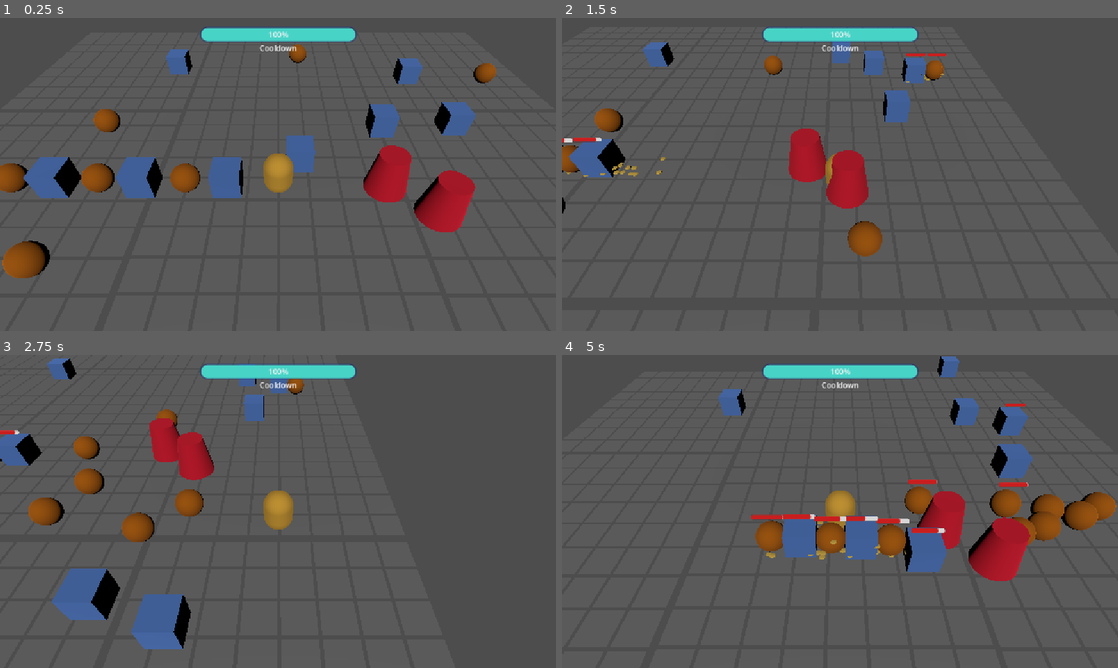
Above: before the commit, frames 1-4 (two rows, left to right).
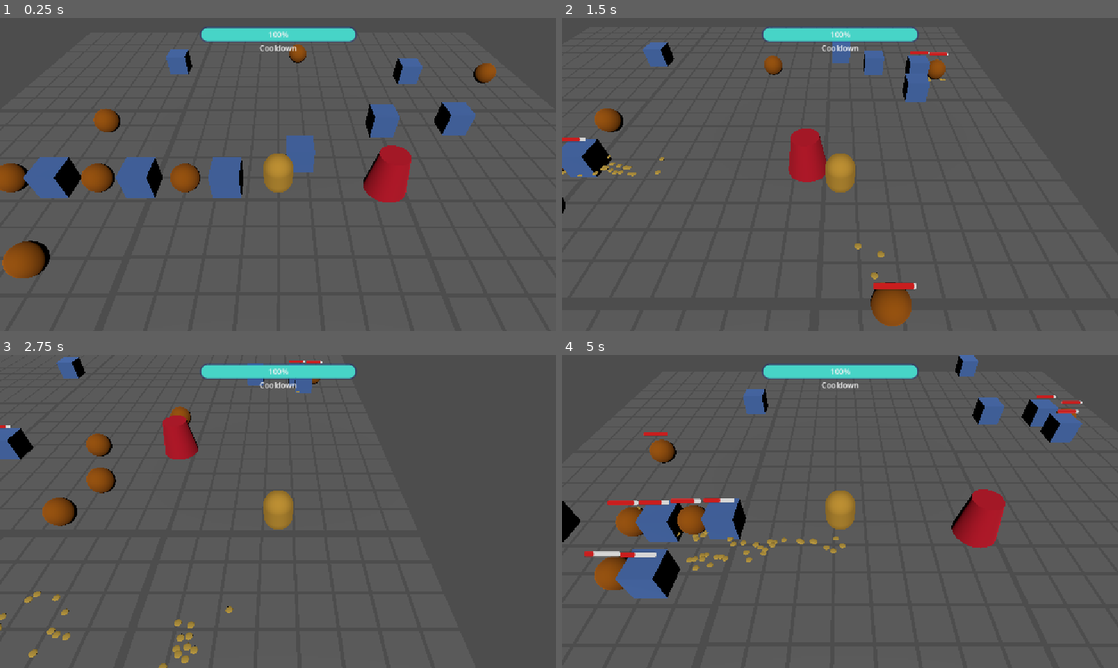
Above: after the commit, the same moments.

Repository: alexcavadora/LAGS-heartbeat
Game: Godot game, scene res://Levels/3d_test.tscn
Same seed, same stepped clock (60 frames per second), same inputs: the game is played once before the commit and once after it. The project has no main scene, so this scene is started directly.
Inputs (mouse positions are in pixels of both pictures, inside the frame that each line leads up to):
- Up to frame 1 (0.25 s): no input
- Up to frame 2 (1.5 s): move the mouse to (962, 158) at 0.52 s; hold Right (ui_right) 0.53-1.28 s; tap Q (repel) at 0.6, 1.35 s; tap Space (pull_spring) at 0.77 s; move the mouse to (728, 190) at 1.27 s; hold Down (ui_down) from 1.28 s (still down)
- Up to frame 3 (2.75 s): tap Space (pull_spring) at 1.52 s; move the mouse to (333, 442) at 2.02 s; release Down (ui_down) at 2.03 s; hold Right (ui_right) from 2.03 s (still down); tap Q (repel) at 2.1 s
- Up to frame 4 (5 s): move the mouse to (812, 574) at 2.77 s; release Right (ui_right) at 2.78 s; hold Up (ui_up) 2.78-3.53 s; tap Q (repel) at 2.85, 3.6, 4.35 s; tap Space (pull_spring) at 3.02, 3.77, 4.52 s; move the mouse to (1006, 558) at 3.52 s; hold Left (ui_left) from 3.53 s (still down); move the mouse to (673, 464) at 4.27 s

The runs differ from the first frame. In frame 1, 1.5% of the frame differs, in the area x 74-86%, y 48-69%; in frame 2, 4.5%; in frame 3, 8.7%; in frame 4, 20%, in the area x 0-100%, y 0-78%.

Commit message:
physics final (creo)

Diff:
--- a/Components/movement.gd
+++ b/Components/movement.gd
@@ -32,4 +32,5 @@
 
 
 func _on_dead() -> void:
-	enemy.set_collision_layer_value(1,false)
+	enemy.set_collision_mask_value(1, false)
+	enemy.set_collision_mask_value(2, false)
--- a/Components/pusher.gd
+++ b/Components/pusher.gd
@@ -2,6 +2,8 @@
 #attack variable
 @export var a_magnitude = 20.0
 @onready var cooldown: Timer = $Timer
+
+var attack_ready = true
 
 func _on_body_entered(body: Enemy) -> void:
 	var force = (body.global_position - global_position).normalized() *a_magnitude* body.mass
@@ -10,9 +12,13 @@
 	body.hitbox.hurt_timer(1)
 
 func _on_player_attack() -> void:
-	if cooldown.time_left == 0:
+	if attack_ready:
+		attack_ready = false
 		cooldown.start()
 		print(monitoring)
 		monitoring = true
 		await get_tree().create_timer(0.1).timeout
 		monitoring = false
+
+func _on_timer_timeout() -> void:
+	attack_ready = true
--- a/Enemies/box.tscn
+++ b/Enemies/box.tscn
@@ -63,7 +63,6 @@
 axis_lock_angular_x = true
 axis_lock_angular_y = true
 axis_lock_angular_z = true
-mass = 0.2
 gravity_scale = 0.245
 script = ExtResource("1_xbarb")
 
--- a/Levels/3d_test.tscn
+++ b/Levels/3d_test.tscn
@@ -1,6 +1,6 @@
 [gd_scene load_steps=12 format=3 uid="uid://bbls7m2phko18"]
 
-[ext_resource type="PackedScene" uid="uid://bx0msm0hagnj0" path="res://Player/players.tscn" id="1_6q36a"]
+[ext_resource type="PackedScene" uid="uid://bx0msm0hagnj0" path="res://Player/player.tscn" id="1_6q36a"]
 [ext_resource type="Script" uid="uid://bydtmfnv5gj6u" path="res://Levels/level.gd" id="1_c2igh"]
 [ext_resource type="Script" uid="uid://bdd3erwlvffxt" path="res://UI/ui.gd" id="2_c2igh"]
 [ext_resource type="PackedScene" uid="uid://3qevbhnxt5xg" path="res://Enemies/box.tscn" id="4_kgbxp"]
@@ -39,6 +39,7 @@
 unique_name_in_owner = true
 axis_lock_linear_y = true
 corazon = NodePath("Heart")
+s_max_distance = 7.0
 c_regen_speed = 0.1
 
 [node name="Camera3D" type="Camera3D" parent="Player"]
@@ -92,17 +93,8 @@
 transform = Transform3D(1, 0, 0, 0, 1, 0, 0, 0, 1, 3.807, 0.75, -0.0687333)
 mass = 10.0
 follow = NodePath("..")
-string_max_distance = 9.0
 s_force = 1000.0
-p_deceleration = 20.0
-
-[node name="Heart2" parent="Player" node_paths=PackedStringArray("follow") instance=ExtResource("4_usu0y")]
-transform = Transform3D(1, 0, 0, 0, 1, 0, 0, 0, 1, 5.27648, 0.75, 1.14792)
-mass = 10.0
-follow = NodePath("../Heart")
-string_max_distance = 3.0
-s_force = 500.0
-p_deceleration = 65.0
+p_deceleration = 45.0
 
 [node name="tilesito" type="StaticBody3D" parent="."]
 transform = Transform3D(1, 0, 0, 0, 1, 0, 0, 0, 1, 0.560677, 0, 0)
@@ -2710,6 +2702,7 @@
 
 [node name="Box" parent="." instance=ExtResource("4_kgbxp")]
 transform = Transform3D(1, 0, 0, 0, 1, 0, 0, 0, 1, 4.41, 0.5, -3.453)
+gravity_scale = 1.0
 
 [node name="Box2" parent="." instance=ExtResource("4_kgbxp")]
 transform = Transform3D(1, 0, 0, 0, 1, 0, 0, 0, 1, -1.78051, 0.5, -0.0389771)
@@ -2746,6 +2739,7 @@
 
 [node name="Wall" type="StaticBody3D" parent="."]
 transform = Transform3D(1, 0, 0, 0, 1, 0, 0, 0, 1, -0.902096, -0.0341563, 0.00287056)
+visible = false
 collision_layer = 135
 collision_mask = 135
 
@@ -2755,6 +2749,7 @@
 
 [node name="Wall2" type="StaticBody3D" parent="."]
 transform = Transform3D(-0.00254174, -0.000105, -0.999997, -0.00169059, 0.999999, -0.000100717, 0.999995, 0.00169033, -0.00254191, 0, 0, -2.59529)
+visible = false
 collision_layer = 135
 collision_mask = 135
 
@@ -2764,6 +2759,7 @@
 
 [node name="Wall3" type="StaticBody3D" parent="."]
 transform = Transform3D(-0.999995, -0.00169033, 0.00254196, -0.00169059, 0.999999, -0.000100717, -0.00254178, -0.000105, -0.999997, 0.909363, 0, 0.38668)
+visible = false
 collision_layer = 135
 collision_mask = 135
 
@@ -2773,6 +2769,7 @@
 
 [node name="Wall4" type="StaticBody3D" parent="."]
 transform = Transform3D(0.00254183, 0.000105, 0.999997, -0.00169059, 0.999999, -0.000100717, -0.999995, -0.00169033, 0.002542, 0, 0, 2.74571)
+visible = false
 collision_layer = 135
 collision_mask = 135
 
--- a/Player/heart.gd
+++ b/Player/heart.gd
@@ -10,6 +10,7 @@
 var to_target
 var distance
 var pulled = false
+
 func _physics_process(delta: float) -> void:
 	if linear_velocity.x == 0 and linear_velocity.z == 0:
 		active(false)
--- a/Player/players.tscn
+++ b/Player/player.tscn
@@ -55,3 +55,4 @@
 [connection signal="attack" from="." to="Pusher" method="_on_player_attack"]
 [connection signal="body_entered" from="Pusher" to="." method="_on_pusher_body_entered"]
 [connection signal="body_entered" from="Pusher" to="Pusher" method="_on_body_entered"]
+[connection signal="timeout" from="Pusher/Timer" to="Pusher" method="_on_timer_timeout"]
--- a/Player/player_chained.gd
+++ b/Player/player_chained.gd
@@ -47,6 +47,7 @@
 	if !is_pulling or cooldown <= 0:
 		p_current_pull_force = 0.0
 		p_current_speed = p_move_speed
+		corazon.pulled = false
 	elif is_pulling and cooldown > 0:
 		cooldown = max(cooldown -c_drain_speed, 0)
 		p_current_speed = p_move_speed / 2
@@ -61,7 +62,7 @@
 		var collider = collision.get_collider()
 
 		if collider is RigidBody3D:
-			collider.apply_central_impulse(-collision.get_normal()* collider.mass/2)
+			collider.apply_central_impulse(-collision.get_normal()* collider.mass)
 
 func pull_heart(delta):
 	var to_corazon = corazon.global_position - center.global_position
